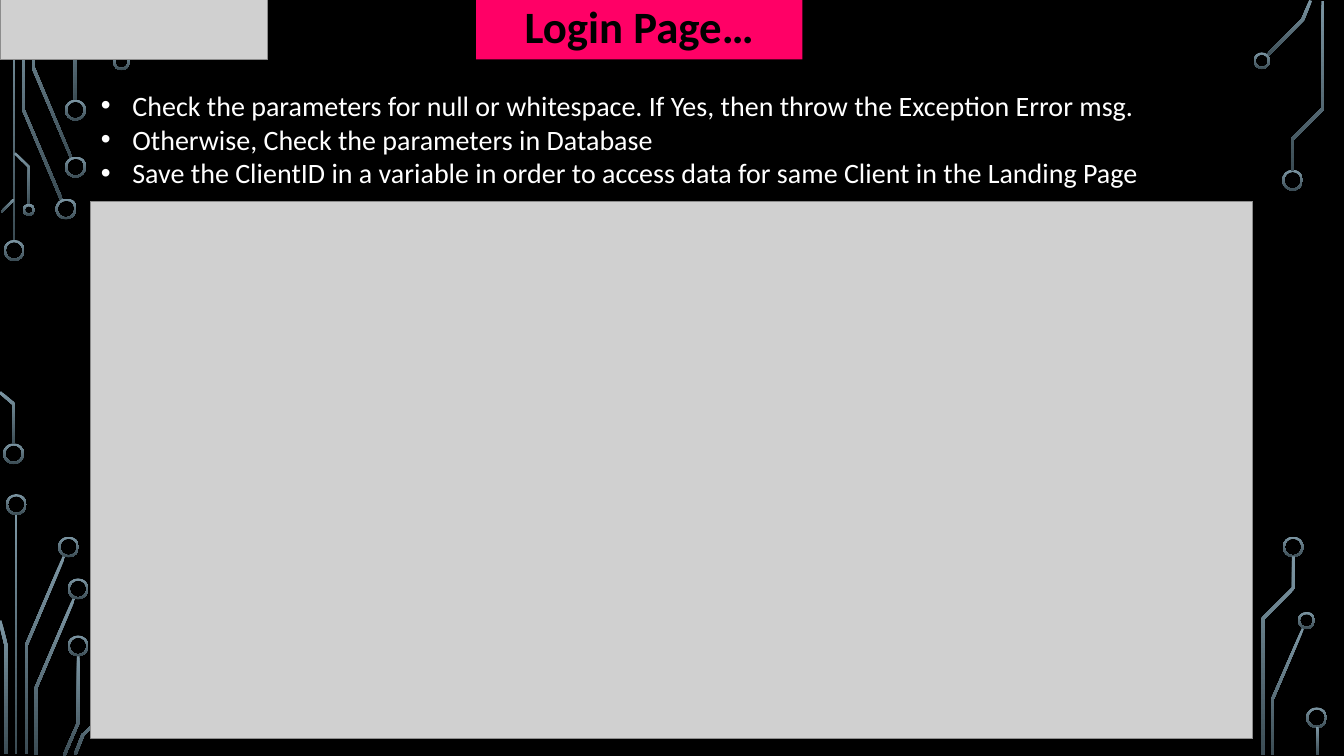
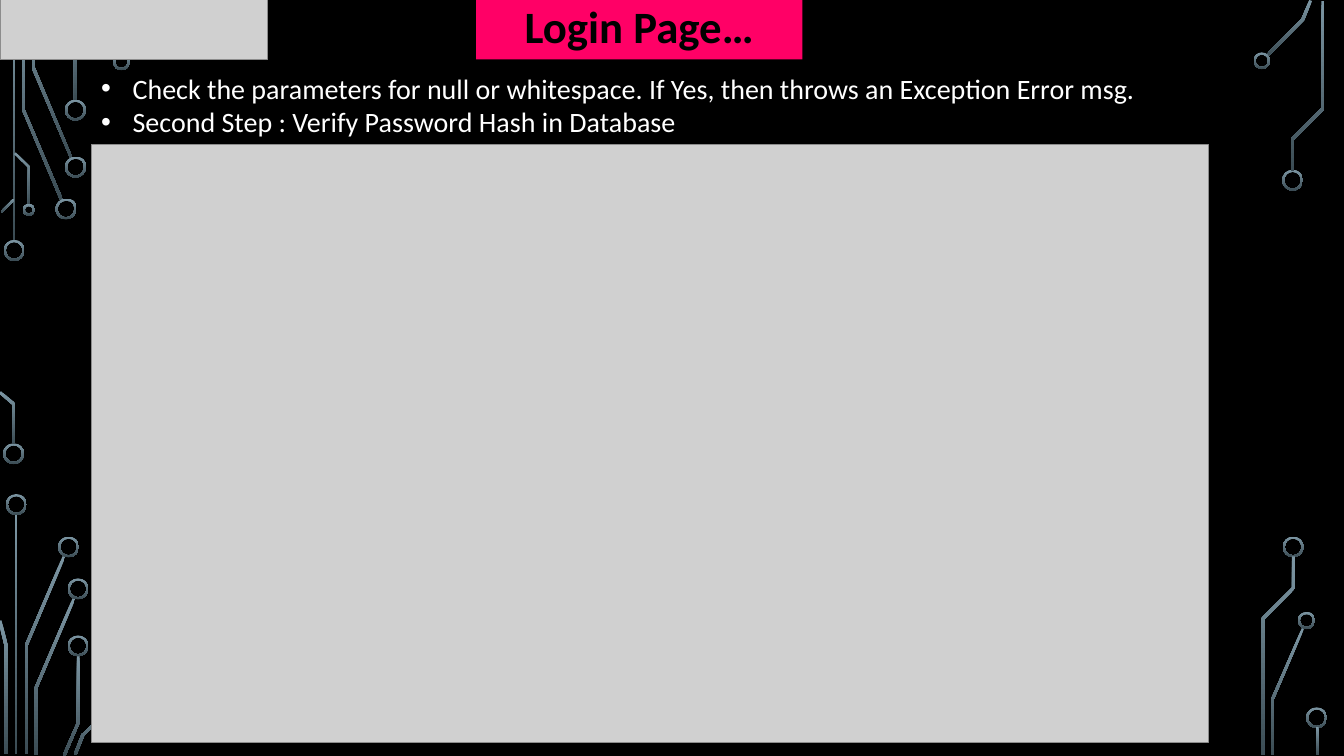
Before and after one commit to dmoradiya/Banking-Application-and-Expenses-Tracker-with-React---C-ASP-.NET-MVC, a slide deck: slide 11 of Planning/Virtual Velocity V1.2.pptx. Drawn at 1344x756 pixels with LibreOffice and Linux fonts; fonts in the diff are those of the drawing; grey boxes stand for pictures; background and template pictures are left out. Boxes give left, top, right and bottom in pixels: in the first picture for what was removed or moved away, otherwise in the second. Text is boxed around its words. In the diff, an @@ line names an element or a change of style, - is before the commit and + after.

```diff
--- a/Planning/Virtual Velocity V1.2.pptx
+++ b/Planning/Virtual Velocity V1.2.pptx
@@ text at [133, 79, 1134, 137]: text changed @@
-• Check the parameters for null or whitespace. If Yes, then throw the Exception Error msg.
-• Otherwise, Check the parameters in Database
-• Save the ClientID in a variable in order to access data for same Client in the Landing Page
+• Check the parameters for null or whitespace. If Yes, then throws an Exception Error msg.
+• Second Step : Verify Password Hash in Database
@@ picture: place and size @@
-picture at [91, 202, 1252, 739]
+picture at [91, 144, 1208, 742]
```
Also in this commit, not shown: 4 other slides changed, 1 other file.
